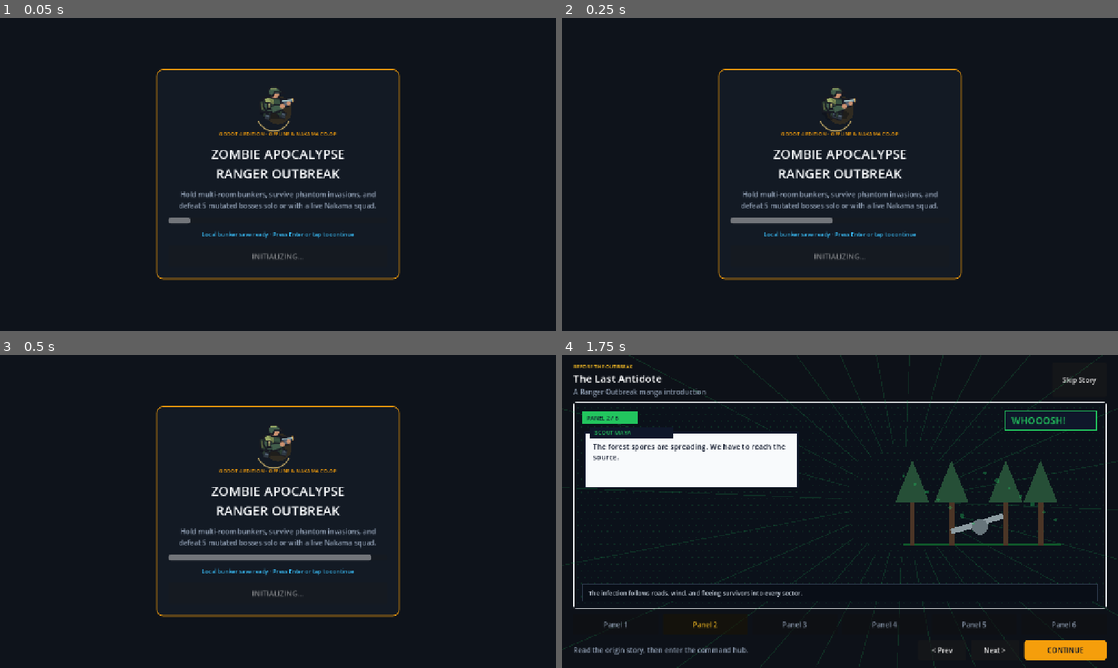
Above: before the commit, frames 1-4 (two rows, left to right).
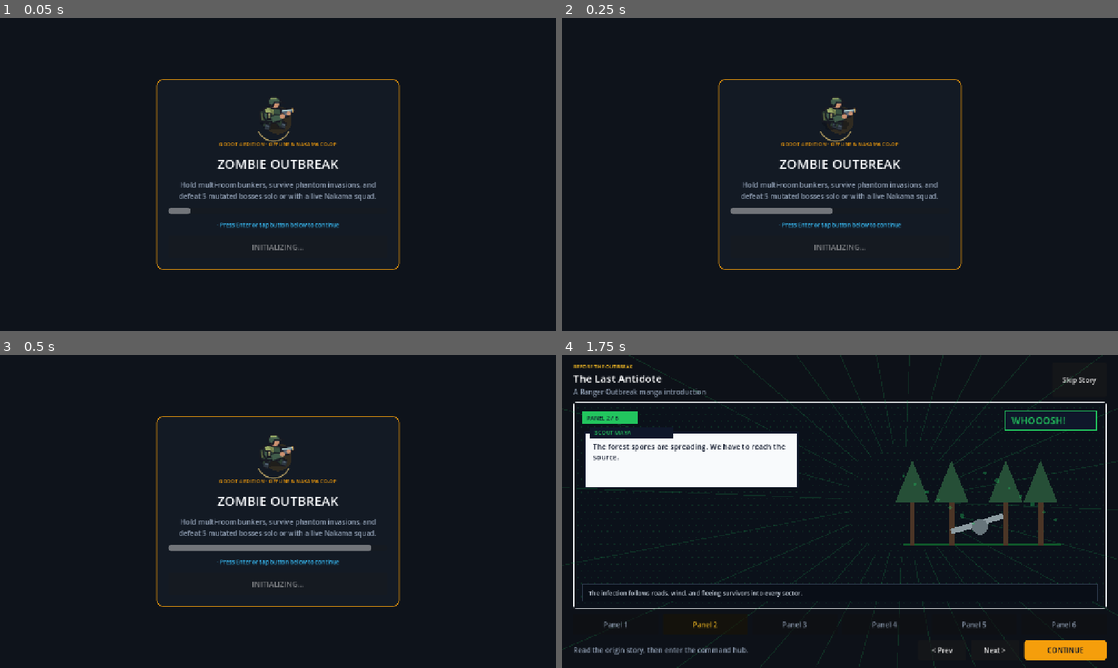
Above: after the commit, the same moments.

Repository: DONNHER/zombie_game
Game: Godot game, scene res://scenes/main.tscn
The game is run twice, just before and just after one commit, with the same random seed, the same clock (stepped at 60 frames per second) and the same inputs.
Inputs (mouse positions are in pixels of both pictures, inside the frame that each line leads up to):
- Up to frame 1 (0.05 s): no input
- Up to frame 2 (0.25 s): no input
- Up to frame 3 (0.5 s): no input
- Up to frame 4 (1.75 s): tap Enter at 0.5, 0.6 s; move the mouse to (962, 495) at 0.52 s; hold D (move_right) 0.53-1.25 s; click (962, 495) at 0.67 s; tap B (toggle_shop) at 0.77, 1.07 s; click "Story" at 1.25 s

The runs differ from the first frame. In frame 1, 4.8% of the frame differs, in the area x 28-72%, y 16-84%; in frame 2, 5.3%; in frame 3, 5.9%; in frame 4, nothing differs.

Commit message:
Update splash_screen.tscn
Update splash screen

Diff:
--- a/scenes/ui/splash_screen.tscn
+++ b/scenes/ui/splash_screen.tscn
@@ -1,9 +1,9 @@
-[gd_scene load_steps=3 format=3]
+[gd_scene format=3 uid="uid://blcrxnxu0tvdf"]
 
-[ext_resource type="Script" path="res://scripts/ui/splash_screen.gd" id="1_splash"]
+[ext_resource type="Script" uid="uid://c6bxm0qshsqkj" path="res://scripts/ui/splash_screen.gd" id="1_splash"]
 [ext_resource type="PackedScene" path="res://scenes/ui/hero_preview.tscn" id="2_hero"]
 
-[node name="SplashScreen" type="Control"]
+[node name="SplashScreen" type="Control" unique_id=1277823067]
 layout_mode = 3
 anchors_preset = 15
 anchor_right = 1.0
@@ -12,7 +12,7 @@
 grow_vertical = 2
 script = ExtResource("1_splash")
 
-[node name="Bg" type="ColorRect" parent="."]
+[node name="Bg" type="ColorRect" parent="." unique_id=2081605041]
 layout_mode = 1
 anchors_preset = 15
 anchor_right = 1.0
@@ -21,7 +21,7 @@
 grow_vertical = 2
 color = Color(0.054902, 0.0745098, 0.105882, 1)
 
-[node name="CenterBox" type="CenterContainer" parent="."]
+[node name="CenterBox" type="CenterContainer" parent="." unique_id=849335593]
 layout_mode = 1
 anchors_preset = 15
 anchor_right = 1.0
@@ -29,55 +29,53 @@
 grow_horizontal = 2
 grow_vertical = 2
 
-[node name="Card" type="PanelContainer" parent="CenterBox"]
+[node name="Card" type="PanelContainer" parent="CenterBox" unique_id=2136464454]
 custom_minimum_size = Vector2(560, 0)
 layout_mode = 2
 
-[node name="VBox" type="VBoxContainer" parent="CenterBox/Card"]
+[node name="VBox" type="VBoxContainer" parent="CenterBox/Card" unique_id=1464952419]
 layout_mode = 2
 theme_override_constants/separation = 16
 
-[node name="HeroPreview" parent="CenterBox/Card/VBox" instance=ExtResource("2_hero")]
+[node name="HeroPreview" parent="CenterBox/Card/VBox" unique_id=2075504147 instance=ExtResource("2_hero")]
 layout_mode = 2
 size_flags_horizontal = 4
 
-[node name="TagLabel" type="Label" parent="CenterBox/Card/VBox"]
+[node name="TagLabel" type="Label" parent="CenterBox/Card/VBox" unique_id=1606440169]
 layout_mode = 2
 theme_override_colors/font_color = Color(0.960784, 0.619608, 0.0431373, 1)
 theme_override_font_sizes/font_size = 12
 text = "GODOT 4 EDITION · OFFLINE & NAKAMA CO-OP"
 horizontal_alignment = 1
 
-[node name="TitleLabel" type="Label" parent="CenterBox/Card/VBox"]
+[node name="TitleLabel" type="Label" parent="CenterBox/Card/VBox" unique_id=1443522224]
 layout_mode = 2
 theme_override_colors/font_color = Color(0.972549, 0.980392, 0.988235, 1)
 theme_override_font_sizes/font_size = 30
-text = "ZOMBIE APOCALYPSE
-RANGER OUTBREAK"
+text = "ZOMBIE OUTBREAK"
 horizontal_alignment = 1
 
-[node name="SubLabel" type="Label" parent="CenterBox/Card/VBox"]
+[node name="SubLabel" type="Label" parent="CenterBox/Card/VBox" unique_id=593155871]
 layout_mode = 2
 theme_override_colors/font_color = Color(0.580392, 0.639216, 0.721569, 1)
 text = "Hold multi-room bunkers, survive phantom invasions, and defeat 5 mutated bosses solo or with a live Nakama squad."
 horizontal_alignment = 1
 autowrap_mode = 2
 
-[node name="BootBar" type="ProgressBar" parent="CenterBox/Card/VBox"]
+[node name="BootBar" type="ProgressBar" parent="CenterBox/Card/VBox" unique_id=1195273768]
 custom_minimum_size = Vector2(0, 14)
 layout_mode = 2
-max_value = 100.0
 value = 100.0
 show_percentage = false
 
-[node name="StatusLabel" type="Label" parent="CenterBox/Card/VBox"]
+[node name="StatusLabel" type="Label" parent="CenterBox/Card/VBox" unique_id=786587159]
 layout_mode = 2
 theme_override_colors/font_color = Color(0.219608, 0.741176, 0.972549, 1)
 theme_override_font_sizes/font_size = 13
-text = "Local bunker save ready · Press Enter or tap to continue"
+text = "· Press Enter or tap button below to continue"
 horizontal_alignment = 1
 
-[node name="EnterButton" type="Button" parent="CenterBox/Card/VBox"]
+[node name="EnterButton" type="Button" parent="CenterBox/Card/VBox" unique_id=265710277]
 custom_minimum_size = Vector2(0, 50)
 layout_mode = 2
 theme_override_font_sizes/font_size = 17
